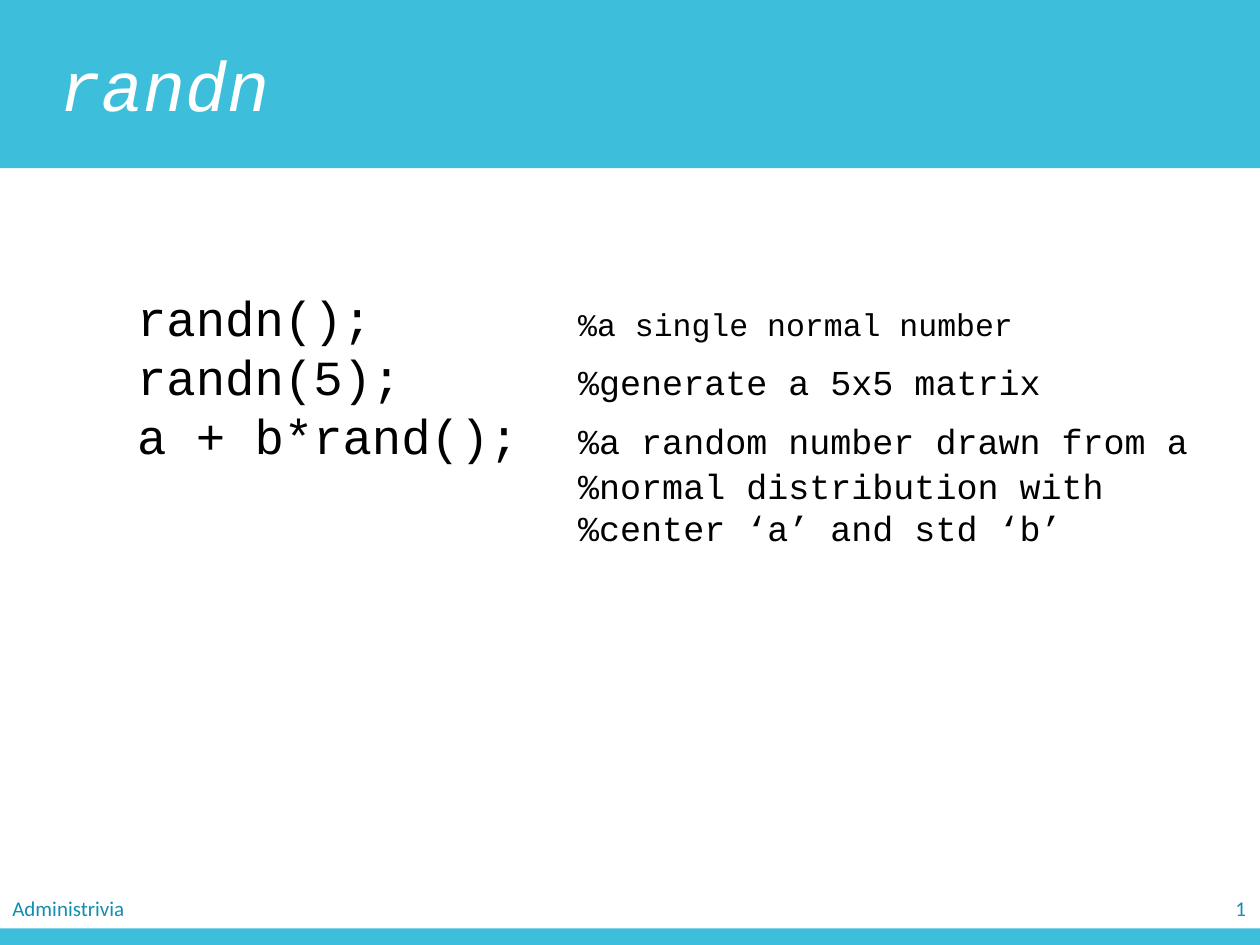
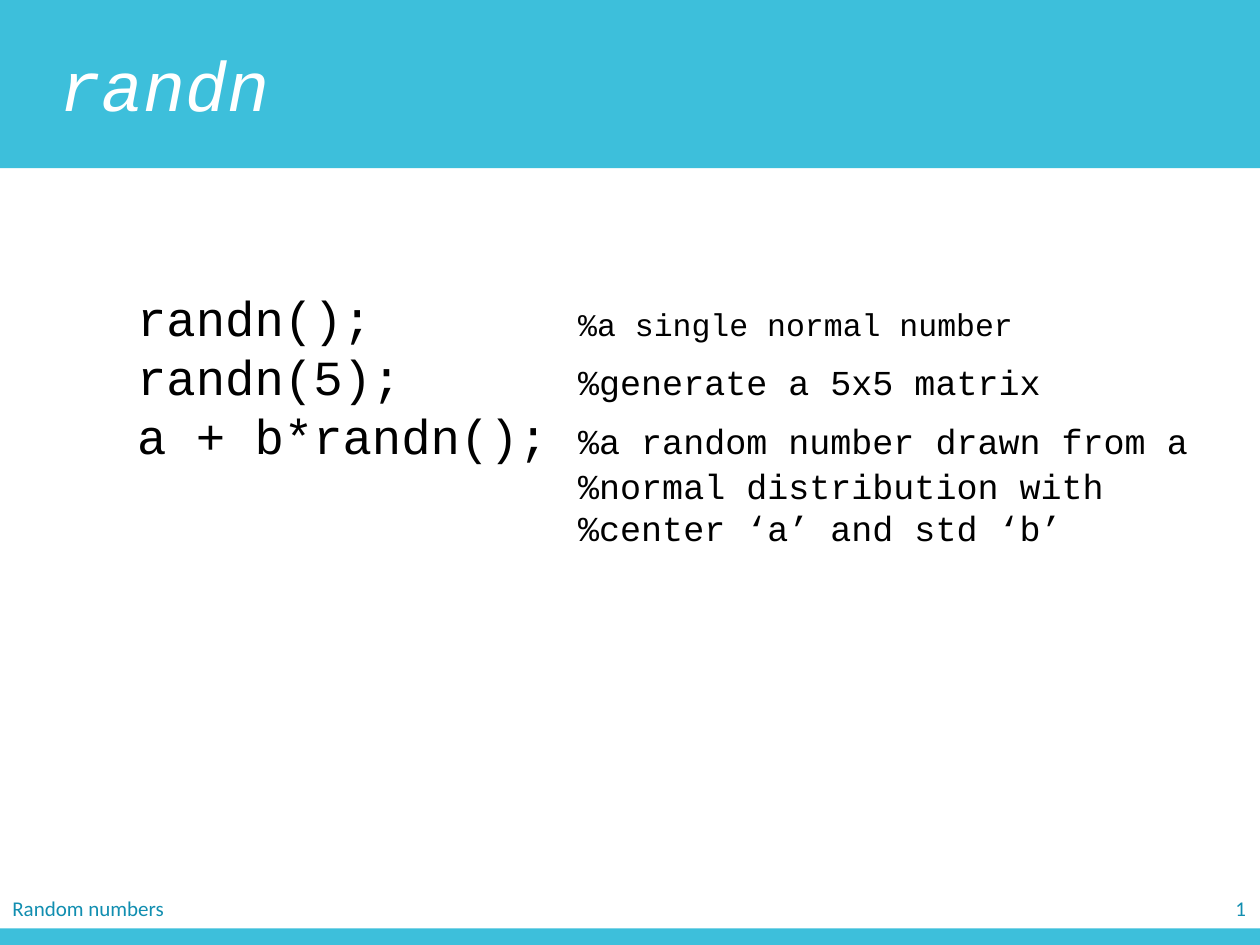
Before and after one commit to zichengliao/zuics101-fa17, a slide deck: slide 7 of lectures/lec24_matlab4/lec24.pptx (slide 6 before the commit). Drawn at 1260x945 pixels with LibreOffice and Linux fonts; fonts in the diff are those of the drawing. Boxes give left, top, right and bottom in pixels: in the first picture for what was removed or moved away, otherwise in the second. Text is boxed around its words. In the diff, an @@ line names an element or a change of style, - is before the commit and + after.

```diff
--- a/lectures/lec24_matlab4/lec24.pptx
+++ b/lectures/lec24_matlab4/lec24.pptx
@@ text at [137,419,1188,465]: text changed @@
-a + b*rand(); %a random number drawn from a
+a + b*randn(); %a random number drawn from a
@@ text removed at [12,901,124,916] @@
-Administrivia
@@ text added at [12,901,163,916], 12 pt, text #118EB0 @@
+Random numbers
```
Also in this commit, not shown: 23 other slides changed, 1 slide added, 10 other files.
